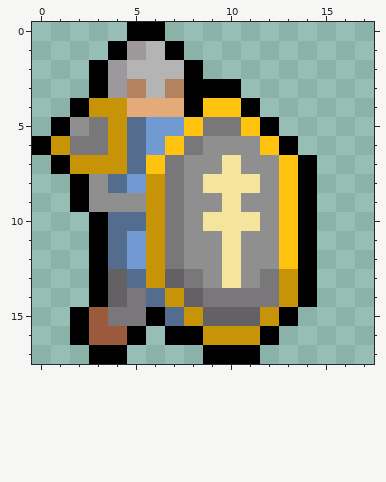
One commit to this pixel-art sprite: Assets/Sprite/CharSprite/HumanTank/TankAttack1.png. The picture above was drawn from the file before the commit.
The file is 18x18 pixels.
After:
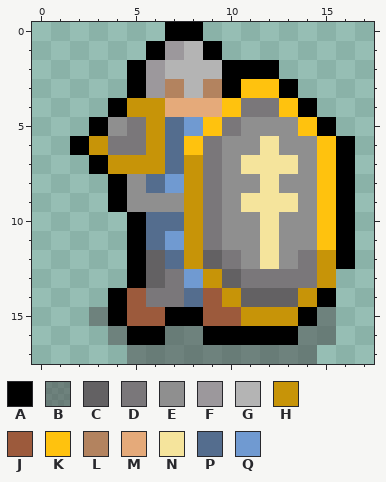
Palette (. is transparent): A #000000  B #46464680  C #636163  D #7a777a  E #8f8f8f  F #9c989c  G #b4b4b4  H #c79408  J #9c5a3c  K #ffc20e  L #b3835f  M #e5aa7a  N #f5e49c  P #546d8e  Q #709ad1
The commit says: TankSprite added shadows + new animations
Edits made:
@@ x 0..17 @@
- 0 .....AA...........
- 1 ....AFGA..........
- 2 ...AFGGGA.........
- 3 ...AFLGLAAA.......
- 4 ..AHHMMMAKKA......
- 5 .AEDHPQQKDDKA.....
- 6 AHDDHPQKDEEEKA....
- 7 .AHHHPKDEENEEKA...
- 8 ..AEPQHDENNNEKA...
- 9 ..AEEEHDEENEEKA...
-10 ...APPHDENNNEKA...
-11 ...APQHDEENEEKA...
-12 ...APQHDEENEEKA...
-13 ...ACPHCDENEDHA...
-14 ...ACDPHCDDDDHA...
-15 ..AJDDAPHCCCHA....
-16 ..AJJA.AAHHHA.....
-17 ...AA....AAA......
+ 0 .......AA.........
+ 1 ......AFGA........
+ 2 .....AFGGGAAA.....
+ 3 .....AFLGLAKKA....
+ 4 ....AHHMMMKDDKA...
+ 5 ...AEDHPQKDEEEKA..
+ 6 ..AHDDHPKDEENEEKA.
+ 7 ...AHHHPHDENNNEKA.
+ 8 ....AEPQHDEENEEKA.
+ 9 ....AEEEHDENNNEKA.
+10 .....APPHDEENEEKA.
+11 .....APQHDEENEEKA.
+12 .....ACPHCDENEDHA.
+13 .....ACDQHCDDDDH..
+14 ....AJDDPJHCCCHA..
+15 ...BAJJAAJJHHHAB..
+16 ....BAABBAAAAABB..
+17 .....BBBBBBBBBB...
Changed places in both pictures, as pixel boxes (x1, y1, x2, y2):
changed: (32, 22, 355, 364)
